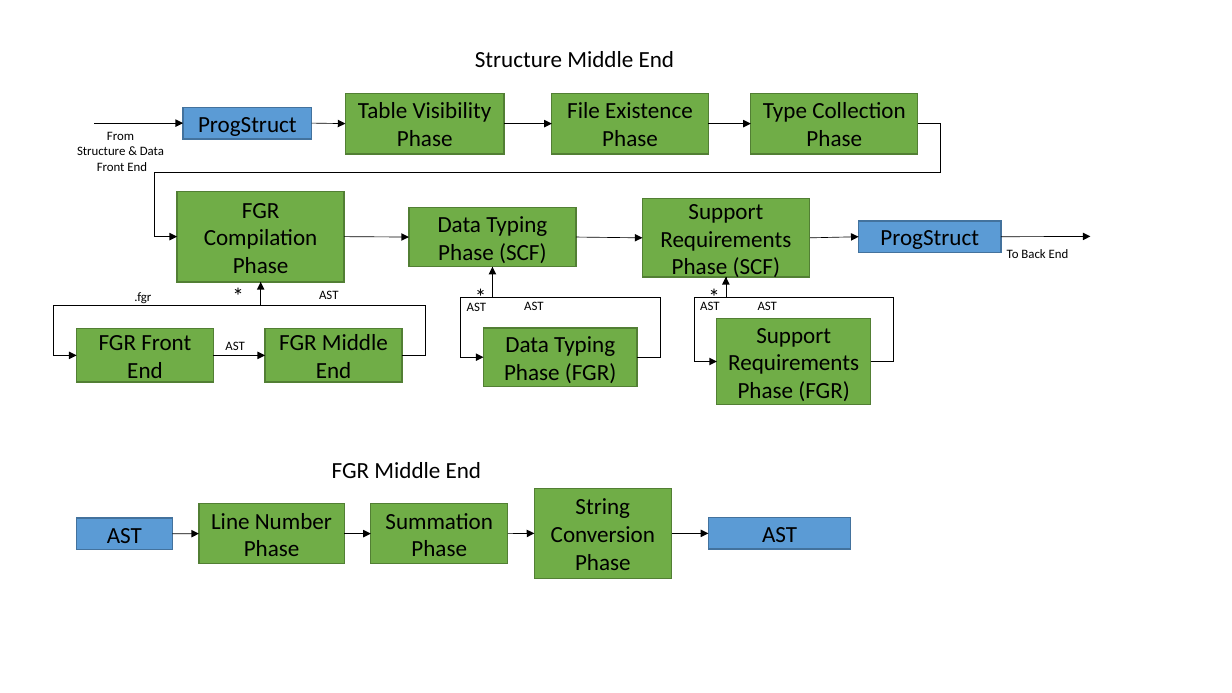
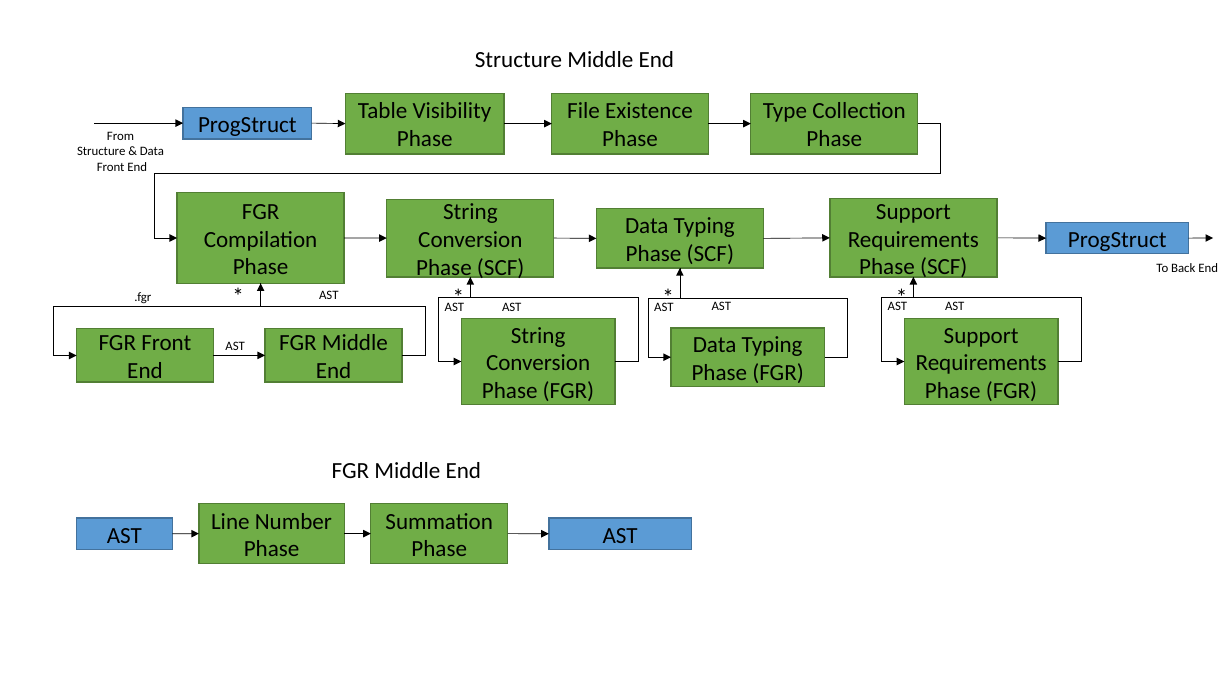
Before and after one commit to higgsch/Frogger, a slide deck: slide 2 of Frogger Support Files/Compiler Overview.pptx. Drawn at 1232x693 pixels with LibreOffice and Linux fonts; fonts in the diff are those of the drawing. Boxes give left, top, right and bottom in pixels: in the first picture for what was removed or moved away, otherwise in the second. Text is boxed around its words. In the diff, an @@ line names an element or a change of style, - is before the commit and + after.

Commit message:
Added StringConversionPhase for SCF (default values)

```diff
--- a/Frogger Support Files/Compiler Overview.pptx
+++ b/Frogger Support Files/Compiler Overview.pptx
@@ elbow arrow (918, 124) - (177, 238): route changed @@
@@ rectangle "String Conversion Phase (SCF)": place and size @@
-rectangle "String Conversion Phase (SCF)" at (534,488,671,579)
+rectangle "String Conversion Phase (SCF)" at (387,200,555,277)
@@ text in rectangle at (416,203,524,281): text changed @@
-String Conversion Phase
+String Conversion Phase (SCF)
@@ arrow added from (345, 238) to (387, 238), #000000 0.5 pt @@
@@ arrow moved from (345, 237) - (409, 238) to (554, 238) - (597, 238) @@
@@ 4 texts, 2 arrows, 1 rectangle, 1 elbow arrow: place and size @@
-4 texts, 2 arrows, 1 rectangle, 1 elbow arrow at (466,221,1001,358)
+4 texts, 2 arrows, 1 rectangle, 1 elbow arrow at (653,223,1189,358)
@@ arrow moved from (1001, 237) - (1091, 237) to (1189, 238) - (1214, 238) @@
@@ 4 rectangles, 3 elbow arrows, 2 texts: place and size @@
-4 rectangles, 3 elbow arrows, 2 texts at (409,199,894,405)
+4 rectangles, 3 elbow arrows, 2 texts at (597,199,1081,405)
@@ text "To Back End": place and size @@
-text "To Back End" at (1007,249,1069,258)
+text "To Back End" at (1156,263,1218,272)
@@ elbow arrow added from (470, 277) to (461, 361), #000000 0.5 pt @@
@@ text added at (444,278,474,315), 18 pt, text #000000 @@
+*
@@ elbow arrow added from (616, 361) to (470, 277), #000000 0.5 pt @@
@@ text added at (445,302,464,311), 10 pt, text #000000 @@
+AST
@@ rectangle added at (461,319,615,405), fill #70AD47, outline #538035 1 pt, 18 pt, text #000000 @@
+String Conversion Phase (FGR)
@@ text added at (502,302,521,311), 10 pt, text #000000 @@
+AST
@@ arrow moved from (672, 533) - (709, 533) to (508, 534) - (549, 534) @@
@@ arrow removed from (508, 534) to (534, 533) @@
@@ rectangle "AST": place and size @@
-rectangle "AST" at (709,518,851,549)
+rectangle "AST" at (549,518,691,550)
```
Also in this commit, not shown: 7 other files.
